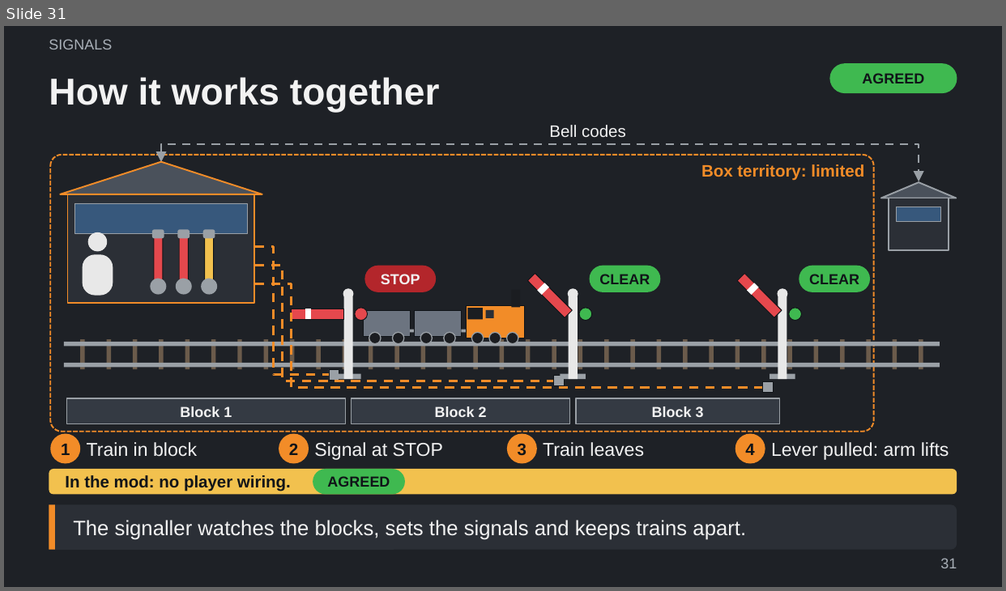
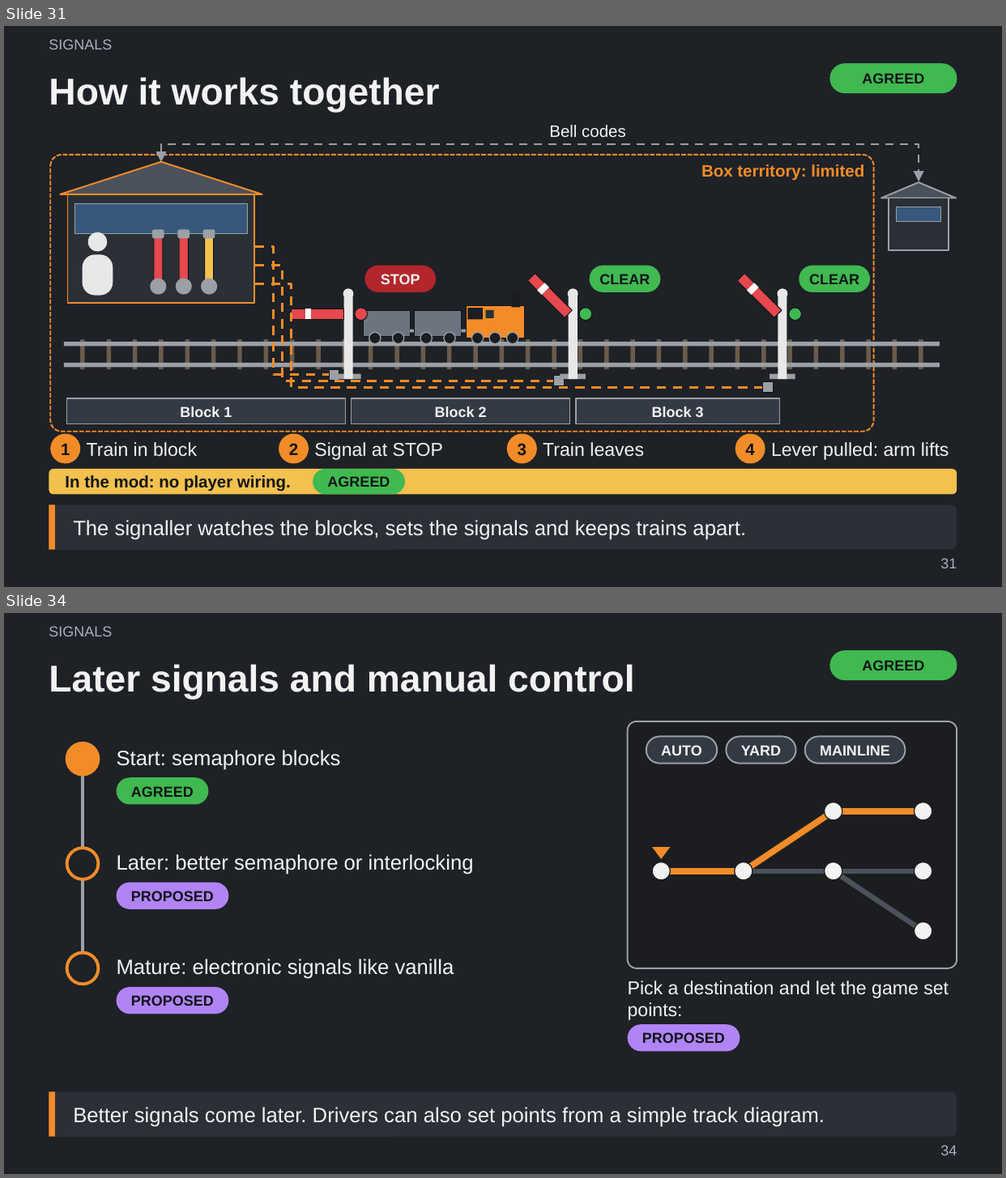
Before and after one commit to Tarenkookoo/Satisfactory---Early-Locomotion, a slide deck: Reporting/Claude Presents/Early_Locomotion_Explained.pptx. Shown one above the other, each under a label of ours: slide 31 before the commit, slides 31 and 34 after it; the slides between them are not shown. The pictures are 1006x591 and 1006x1178 pixels, drawn with LibreOffice and Linux fonts; fonts in the diff are those of the drawing. Boxes give left, top, right and bottom in pixels: in the first picture for what was removed or moved away, otherwise in the second. Text is boxed around its words. In the diff, an @@ line names an element or a change of style, - is before the commit and + after.

```diff
--- a/Reporting/Claude Presents/Early_Locomotion_Explained.pptx
+++ b/Reporting/Claude Presents/Early_Locomotion_Explained.pptx
@@ slide 34 added at bbox=[4, 613, 1002, 1174], background #1E2126 @@
@@ text added at bbox=[49, 626, 112, 636], 14 pt, text #A9B0B8 @@
+SIGNALS
@@ rounded rectangle added at bbox=[829, 650, 957, 680], fill #3FB950, 14 pt, text #101418, bold @@
+AGREED
@@ title added at bbox=[49, 664, 634, 699], 36 pt, text #F2F2F2, bold @@
+Later signals and manual control
@@ group added at bbox=[628, 722, 957, 969]: 7 ellipses, 6 lines, 4 rounded rectangles, 1 freeform shape @@
+AUTO
+YARD
+MAINLINE
@@ group added at bbox=[67, 743, 474, 1014]: 3 ellipses, 3 texts, 3 rounded rectangles, 1 line @@
+Start: semaphore blocks
+AGREED
+Later: better semaphore or interlocking
+PROPOSED
+Mature: electronic signals like vanilla
+PROPOSED
@@ text added at bbox=[628, 981, 948, 1020], 18 pt, text #F2F2F2 @@
+Pick a destination and let the game set points:
@@ rounded rectangle added at bbox=[628, 1024, 740, 1052], fill #B084F5, 14 pt, text #101418, bold @@
+PROPOSED
@@ rounded rectangle added at bbox=[49, 1093, 957, 1137], fill #2B2F36, 20 pt, text #F2F2F2 @@
+Better signals come later. Drivers can also set points from a simple track diagram.
@@ rectangle added at bbox=[49, 1093, 55, 1137], fill #F28C28 @@
@@ page number added at bbox=[940, 1145, 957, 1156], 14 pt, text #A9B0B8 @@
+34
```
Also in this commit, not shown: 10 other slides added, 5 other files.
